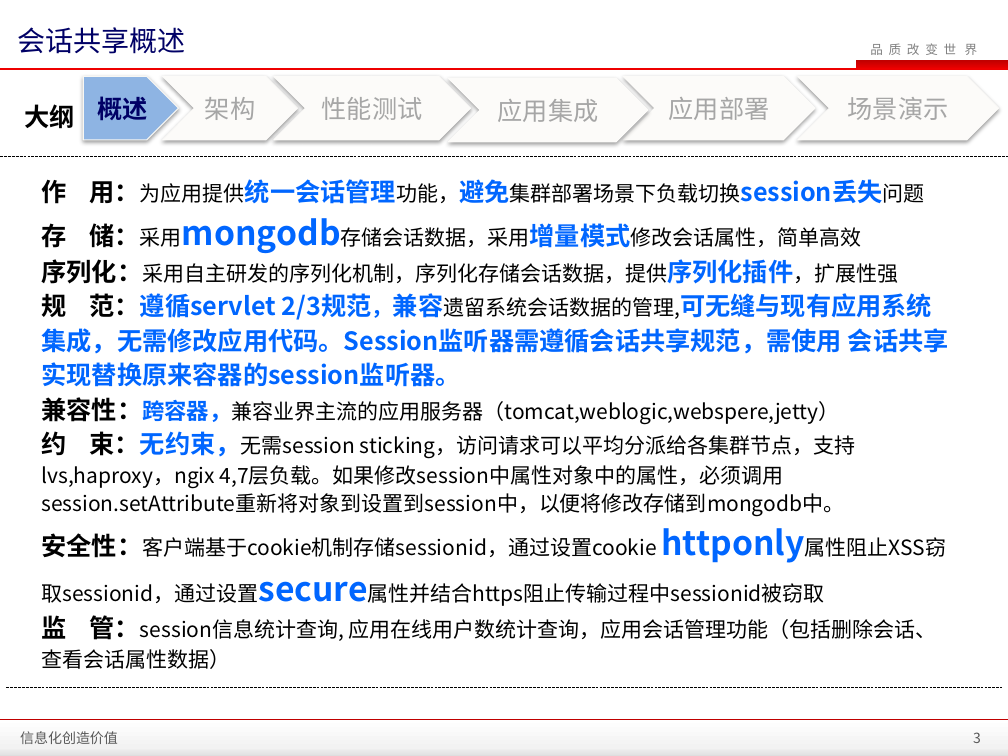
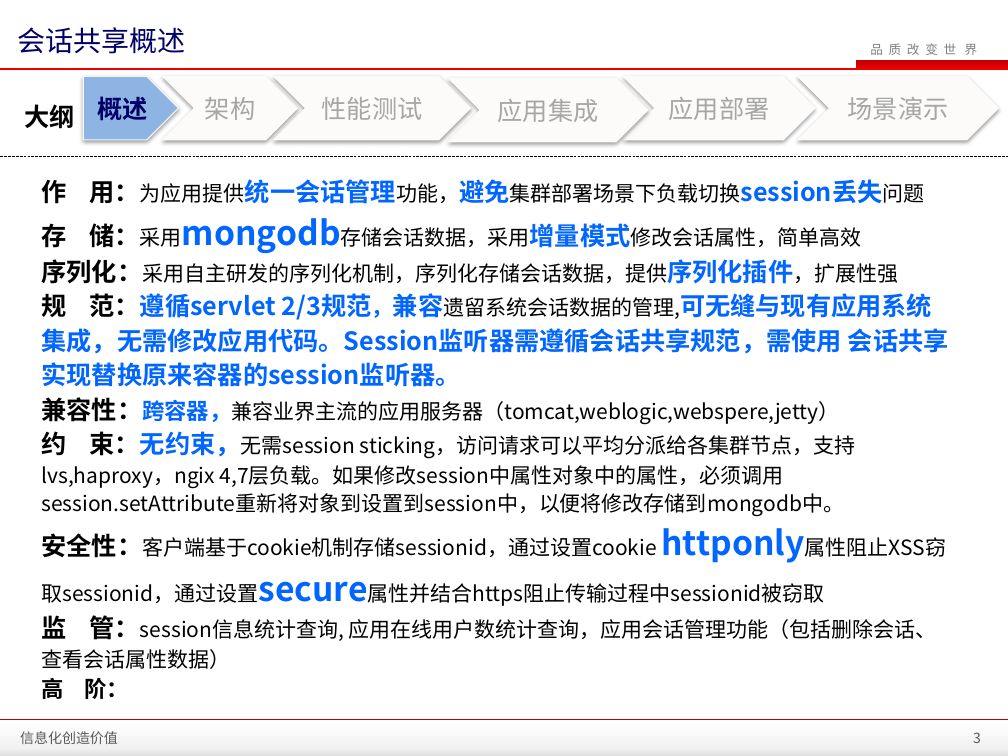
Before and after one commit to zhanght86/bboss-cms, a slide deck: slide 3 of 文档/SanyPDP平台会话共享介绍.pptx. Drawn at 1008x756 pixels with LibreOffice and Linux fonts; fonts in the diff are those of the drawing; background and template pictures are left out. Boxes give left, top, right and bottom in pixels: in the first picture for what was removed or moved away, otherwise in the second. Text is boxed around its words. In the diff, an @@ line names an element or a change of style, - is before the commit and + after.

Commit message:
跨域会话共享

```diff
--- a/文档/SanyPDP平台会话共享介绍.pptx
+++ b/文档/SanyPDP平台会话共享介绍.pptx
@@ line removed from (6, 687) to (1002, 687) @@
@@ text at bbox=[41, 678, 129, 699]: paragraph added @@
+高 阶：
```
Also in this commit, not shown: 2 other slides changed, 2 slides added, 8 other files.
